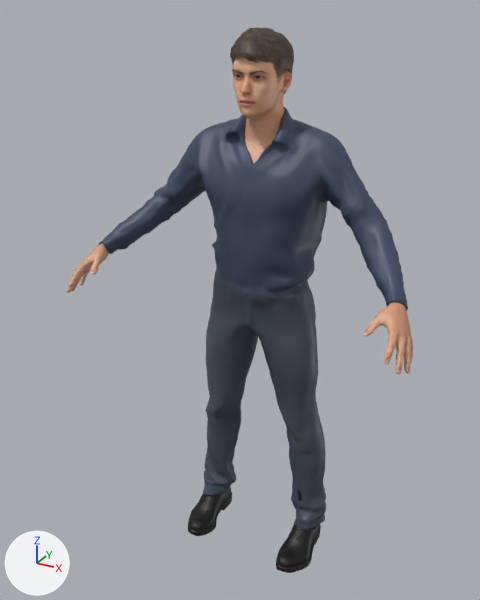
The FBX model assets/models/flint.fbx as it was, and as the next commit left it.
Both versions are drawn from a 50 mm lens placed at (0.976, -1.973, 1.945), pointed at (-0.044, -0.12, 1.018). The axes (+X, +Y, +Z) are drawn at lower left. The lights are the same throughout. The picture after the commit comes second. Where no turn or scale is listed for an object, it has been applied to the vertices.

In view in the first picture: 'flint_body', 'flint_body.male_casualsuit01', 'flint_body.shoes03', 'flint_body.short02'.
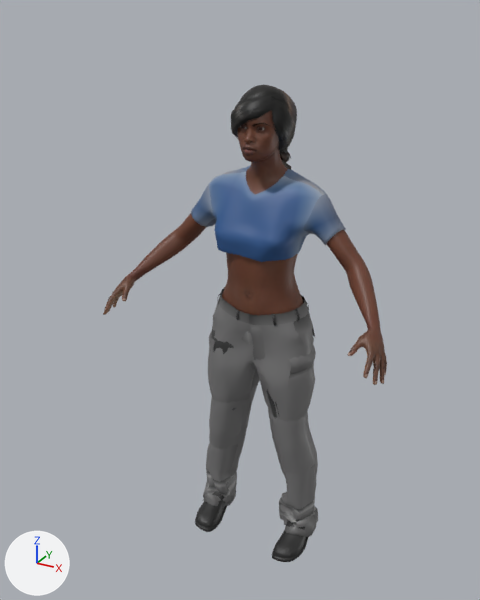
What differs and where, as boxes [x1, y1, x2, y2] in the pictures (480 x 600 px; the box of a moved part takes in the faces that stretch with it):
'flint_body.male_casualsuit01', deleted (blue): before [99, 106, 408, 530]
'flint_body.elvs_emt_uniform_pants_female', added: after [203, 287, 318, 537]
'flint_body', surface changed, reshaped: before [67, 56, 413, 374]; after [103, 110, 387, 385]
'flint_body.female_sportsuit01', added (blue): after [191, 165, 346, 483]
'flint_body.shoes03', reshaped (15% narrower, 17% shorter): before [188, 486, 321, 573]; after [195, 490, 308, 562]
'flint_body.braid01', added: after [231, 85, 297, 170]
'flint_body.short02', deleted: before [230, 27, 294, 94]
part 1 of me_base_024, added (brown): after [103, 213, 206, 315]
part 2 of me_base_024, added (brown): after [326, 230, 387, 385]
part 3 of me_base_024, added (brown): after [222, 253, 303, 315]
part 4 of me_base_024, deleted (brown): before [363, 302, 413, 374]
part 5 of me_base_024, deleted (brown): before [67, 243, 109, 293]
part 6 of me_base_024, moved or reshaped: before [232, 56, 292, 164]; after [237, 110, 288, 195]
part 7 of me_shoes03_002, rebuilt: before [188, 486, 232, 536]; after [195, 490, 236, 532]
part 8 of me_shoes03_002, rebuilt: before [276, 523, 321, 573]; after [272, 520, 308, 562]
part 9 of me_shoes03_002, rebuilt (not visible afterwards): before [297, 488, 316, 528]
part 10 of me_shoes03_002, deleted: before [201, 494, 306, 542]

Diff of the bpy script that builds the scene:
```diff
--- a/assets/models/flint.fbx.py
+++ b/assets/models/flint.fbx.py
@@ mat_flint_body_body_fbx @@
 mat_flint_body_body_fbx = principled_material('flint_body.body_fbx')
-mat_flint_body_body_fbx.texture = img_young_lightskinned_male_diffuse_png_1024_png
+mat_flint_body_body_fbx.texture = img_young_darkskinned_female_diffuse_png_1024_png
@@ me_shoes03_002 @@
-me_shoes03_002.from_pydata(...)  # 2222 vertices, 2064 faces; spans x -0.271..0.271, y -0.24..0.055, z -0.027..0.232
-me_shoes03_002.materials.append(mat_flint_body_shoes03_fbx)  # picture img_shoes03_diffuse_png_16_png
+me_shoes03_002.from_pydata(...)  # 1722 vertices, 1660 faces; spans x -0.237..0.237, y -0.208..0.039, z 0.001..0.233
+# me_shoes03_002 part 7: the loose piece of 759 vertices spanning x -0.271..-0.147, y -0.24..0.055, z -0.027..0.099 is rebuilt with 717 vertices and now spans x -0.237..-0.129, y -0.208..0.039, z 0.001..0.113, in mat_flint_body_shoes04_fbx (picture img_shoes04_diffuse_png_16_png)
+# me_shoes03_002 part 8: the loose piece of 759 vertices spanning x 0.147..0.271, y -0.24..0.055, z -0.027..0.099 is rebuilt with 717 vertices and now spans x 0.129..0.237, y -0.208..0.039, z 0.001..0.113, in mat_flint_body_shoes04_fbx (picture img_shoes04_diffuse_png_16_png)
+# me_shoes03_002 part 9: the loose piece of 144 vertices spanning x 0.154..0.248, y -0.104..0.046, z 0.042..0.232 is rebuilt with 144 vertices and now spans x 0.134..0.215, y -0.096..0.031, z 0.035..0.233, in mat_flint_body_shoes04_fbx (picture img_shoes04_diffuse_png_16_png)
+# me_shoes03_002 part 10: 8 loose pieces with 416 vertices, spanning x -0.238..0.238, y -0.121..-0.086, z 0.052..0.086, are deleted
+# other edits to the shape of me_shoes03_002 do not show in these pictures
+me_shoes03_002.materials.append(mat_flint_body_shoes04_fbx)  # picture img_shoes04_diffuse_png_16_png
@@ me_base_024 @@
-me_base_024.from_pydata(...)  # 7840 vertices, 7750 faces; spans x -0.61..0.61, y -0.4..0.05, z 0.17..1.87
+me_base_024.from_pydata(...)  # 9368 vertices, 9262 faces; spans x -0.52..0.52, y -0.32..0.09, z 0.9..1.72
+# me_base_024 part 1: a new loose piece of 2049 vertices spanning x -0.52..-0.17, y -0.32..0.03, z 0.92..1.33
+# me_base_024 part 2: a new loose piece of 2049 vertices spanning x 0.17..0.52, y -0.32..0.03, z 0.92..1.33
+# me_base_024 part 3: a new loose piece of 784 vertices spanning x -0.16..0.16, y -0.16..0.09, z 0.9..1.28
+# me_base_024 part 4: the loose piece of 1629 vertices spanning x 0.48..0.61, y -0.4..-0.2, z 1.02..1.19 is deleted
+# me_base_024 part 5: the loose piece of 1629 vertices spanning x -0.61..-0.48, y -0.4..-0.2, z 1.02..1.19 is deleted
+# me_base_024 part 6: 37 vertices moved within x -0.08..0.08, y -0.14..-0.01, z 1.5..1.71; 4452 vertices removed from x -0.17..0.17, y -0.18..0.05, z 1.45..1.87; 4396 vertices added at x -0.12..0.12, y -0.16..0.05, z 1.35..1.72
+# other edits to the shape of me_base_024 do not show in these pictures
 me_base_024.materials.append(mat_flint_body_body_fbx)
@@ me_base_024 @@
 me_base_024.materials.append(mat_flint_body_ears_fbx)
+me_base_024.materials.append(mat_flint_body_nipple_fbx)  # picture img_young_darkskinned_female_diffuse_png_1024_png
@@ ob_flint_body_short02 @@
-ob_flint_body_short02 = bpy.data.objects.new('flint_body.short02', me_short02_003)
@@ ob_flint_body_male_casualsuit01 @@
-ob_flint_body_male_casualsuit01 = bpy.data.objects.new('flint_body.male_casualsuit01', me_male_casualsuit01_005)
@@ ob_flint_body_elvs_emt_uniform_pants_female @@
+ob_flint_body_elvs_emt_uniform_pants_female = bpy.data.objects.new('flint_body.elvs_emt_uniform_pants_female', me_rescueteam_pants_female)  # 4117 vertices, 3854 faces; spans x -0.246..0.247, y -0.148..0.111, z 0.026..1.013; in mat_flint_body_elvs_emt_uniform_pants_female_fbx (picture img_rescueteam_pants_png_16_png)
+ob_flint_body_elvs_emt_uniform_pants_female.location = (0.0, 0.0, 0.0)
@@ ob_flint_body_female_sportsuit01 @@
+ob_flint_body_female_sportsuit01 = bpy.data.objects.new('flint_body.female_sportsuit01', me_female_sportsuit01)  # 1797 vertices, 1718 faces; spans x -0.286..0.282, y -0.169..0.097, z 0.085..1.46; in mat_flint_body_female_sportsuit01_fbx (picture img_female_sportsuit01_diffuse_png_16_png)
+ob_flint_body_female_sportsuit01.location = (0.0, 0.0, 0.0)
@@ ob_flint_body_braid01 @@
+ob_flint_body_braid01 = bpy.data.objects.new('flint_body.braid01', me_braid01)  # 4384 vertices, 2759 faces; spans x -0.097..0.095, y -0.151..0.115, z 1.124..1.728; in mat_flint_body_braid01_fbx (picture img_braid01_diffuse_png_512_png)
+ob_flint_body_braid01.location = (0.0, 0.0, 0.0)
```
